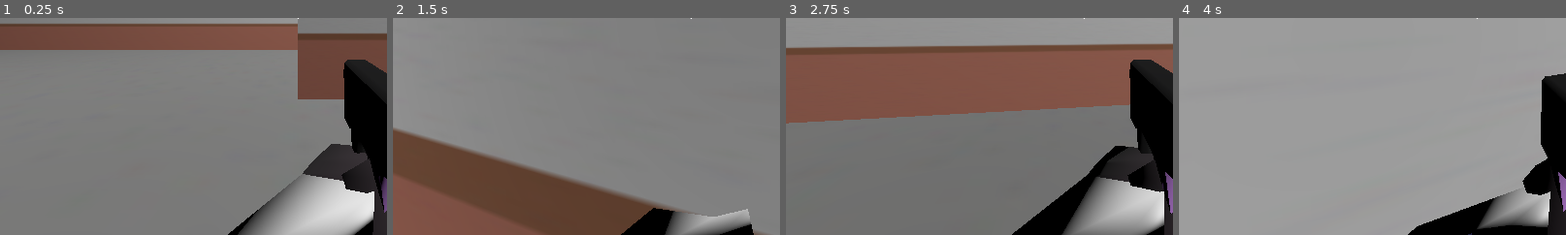
Above: before the commit, frames 1-4 (left to right).
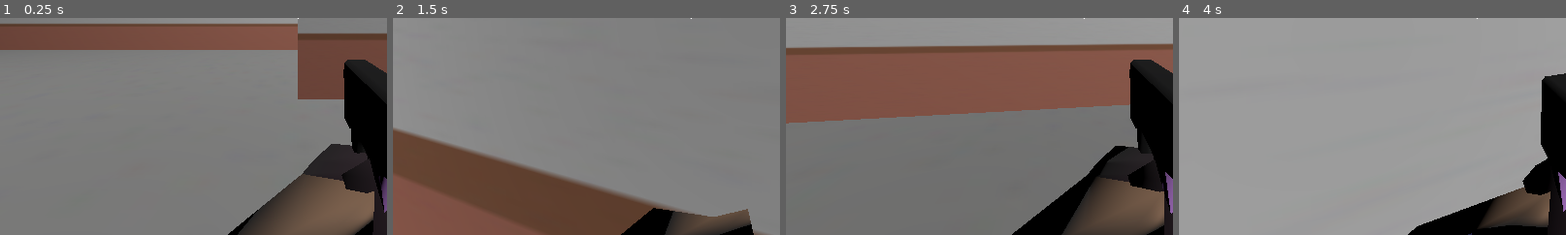
Above: after the commit, the same moments.

Repository: dairycultist/CityZoomer
Game: Godot game, scene res://level.tscn
Same seed, same stepped clock (60 frames per second), same inputs: the game is played once before the commit and once after it.
Inputs (mouse positions are % of the whole screen's width and height, from its top left):
- Up to frame 1 (0.25 s): no input
- Up to frame 2 (1.5 s): move the mouse to (55, 50) at 0.52 s; press the mouse at (55, 50) at 0.53 s; hold W (walk_up) from 0.53 s (still down); tap Space (jump) at 0.77 s; move the mouse to (45, 50) at 1.27 s; release the mouse at (45, 50) at 1.28 s; click (45, 50) at 1.35 s
- Up to frame 3 (2.75 s): keep holding W (walk_up); tap Space (jump) at 1.52 s; move the mouse to (52, 48) at 2.02 s; press the mouse at (52, 48) at 2.03 s
- Up to frame 4 (4 s): keep holding W (walk_up); move the mouse to (49, 52) at 2.77 s; release the mouse at (49, 52) at 2.78 s; click (49, 52) at 2.85 s; tap Space (jump) at 3.02, 3.77 s; move the mouse to (57, 51) at 3.52 s; press the mouse at (57, 51) at 3.53 s
The pictures show only the part of the screen within x 12-61%, y 50-100%; the shares and areas given below are measured in that part.

The runs differ from the first frame. In frame 1, 6.7% of the frame differs, in the area x 62-97%, y 71-100%; in frame 2, 1.8%; in frame 3, 5.0%; in frame 4, 2.4%.

Commit message:
Update player texture

Diff:
--- a/player/player.gdshader
+++ b/player/player.gdshader
@@ -1,6 +1,6 @@
 shader_type spatial;
 
-uniform sampler2D albedo;
+uniform sampler2D albedo : source_color;
 uniform sampler2D color_map;
 
 uniform vec3 color : source_color = vec3(1.0, 0.5, 0.0);
Binary file changed: player/model/player_albedo.png
Not shown, added: player/model/player_albedo.png~
